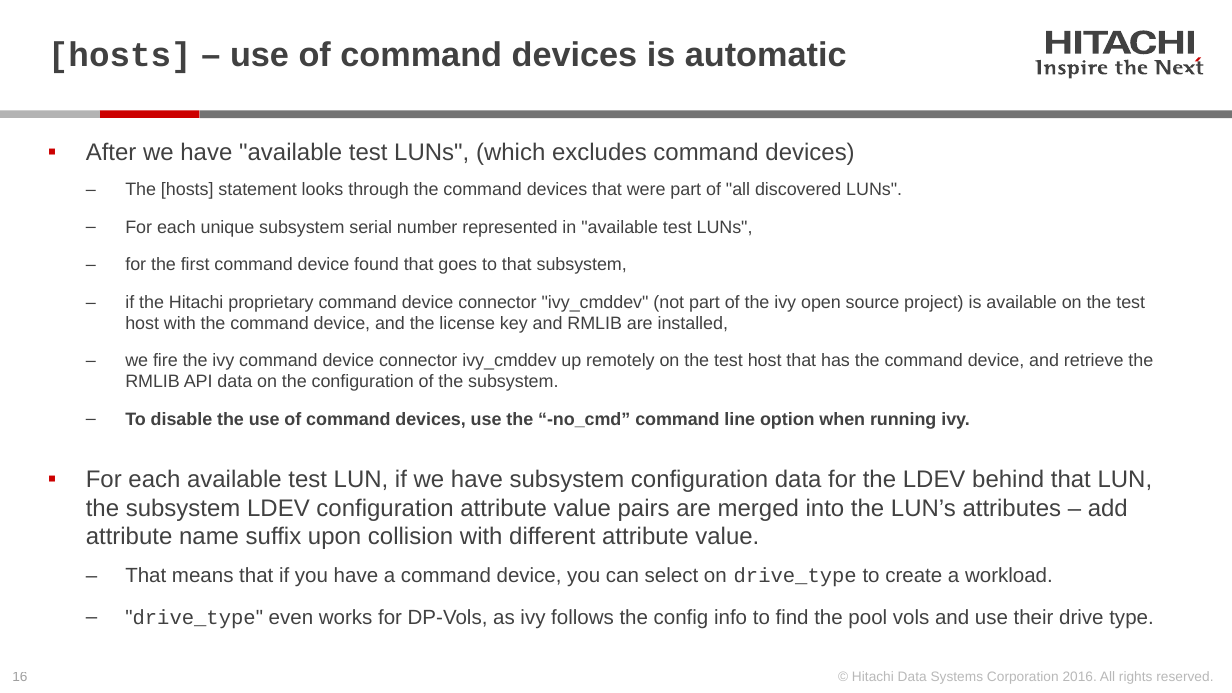
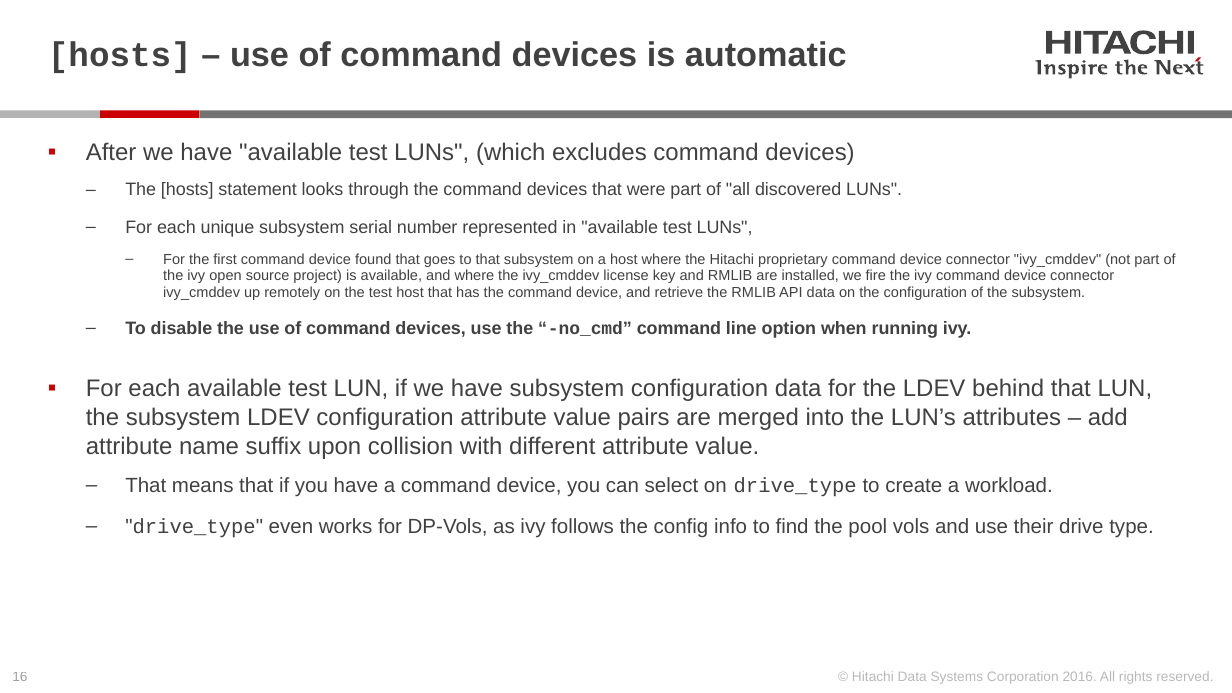
Before and after one commit to Hitachi-Data-Systems/ivy, a slide deck: slide 16 of doc/Programming the ivy engine.pptx. Drawn at 1232x693 pixels with LibreOffice and Linux fonts; fonts in the diff are those of the drawing. Boxes give left, top, right and bottom in pixels: in the first picture for what was removed or moved away, otherwise in the second. Text is boxed around its words. In the diff, an @@ line names an element or a change of style, - is before the commit and + after.

```diff
--- a/doc/Programming the ivy engine.pptx
+++ b/doc/Programming the ivy engine.pptx
@@ text at (x1=163, y1=253, x2=1176, y2=300): text changed; size 10.5 to 8.5 pt @@
-  ‒ for the first command device found that goes to that subsystem,
-  ‒ if the Hitachi proprietary command device connector "ivy_cmddev" (not part of the ivy open source project) is available on the test host with the command device, and the license key and RMLIB are installed,
-  ‒ we fire the ivy command device connector ivy_cmddev up remotely on the test host that has the command device, and retrieve the RMLIB API data on the configuration of the subsystem.
+    ‒ For the first command device found that goes to that subsystem on a host where the Hitachi proprietary command device connector "ivy_cmddev" (not part of the ivy open source project) is available, and where the ivy_cmddev license key and RMLIB are installed, we fire the ivy command device connector ivy_cmddev up remotely on the test host that has the command device, and retrieve the RMLIB API data on the configuration of the subsystem.
@@ text at (x1=125, y1=321, x2=971, y2=338): font Arial to Courier New in "“-no_cmd”" @@
```
Also in this commit, not shown: 11 other slides changed, 14 slides added, 54 other files.
